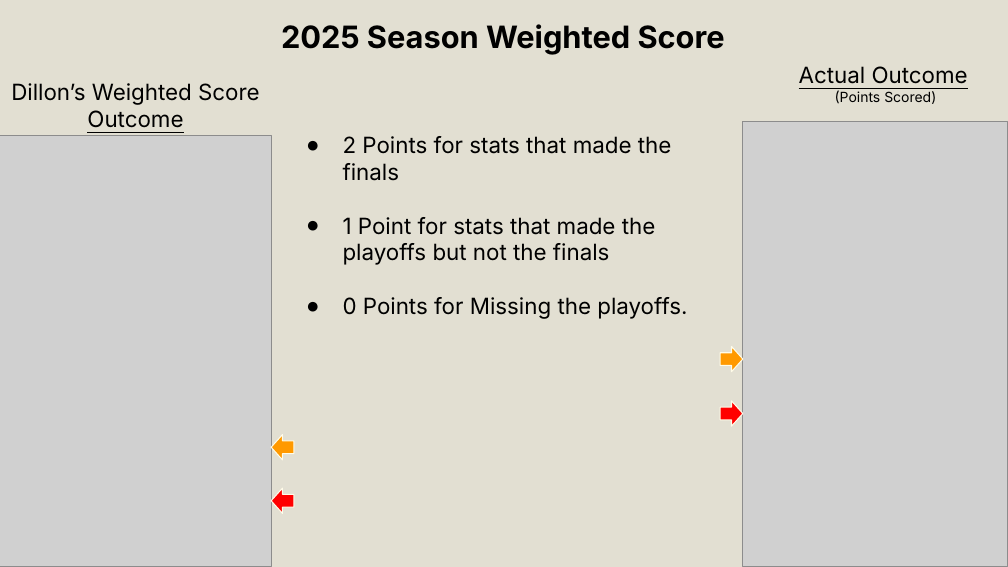
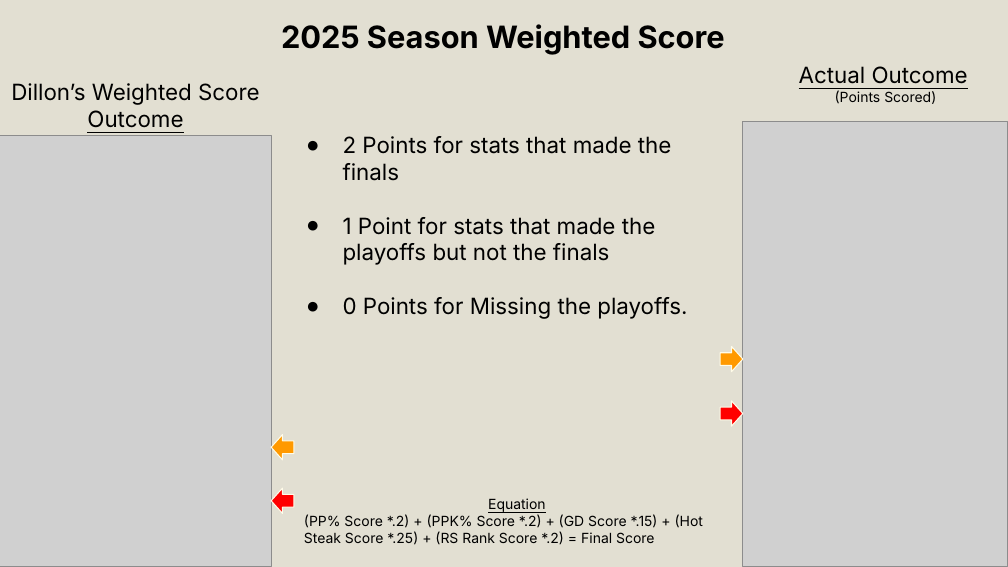
Before and after one commit to Djmayfield-alt/capstone, a slide deck: slide 20 of Presentation/Dillon_Mayfield_Capstone.pptx. Drawn at 1008x567 pixels with LibreOffice and Linux fonts; fonts in the diff are those of the drawing; grey boxes stand for pictures. Boxes give left, top, right and bottom in pixels: in the first picture for what was removed or moved away, otherwise in the second. Text is boxed around its words. In the diff, an @@ line names an element or a change of style, - is before the commit and + after.

Commit message:
Final Presentation

```diff
--- a/Presentation/Dillon_Mayfield_Capstone.pptx
+++ b/Presentation/Dillon_Mayfield_Capstone.pptx
@@ text added at [304, 498, 703, 545], 10 pt, text #000000 @@
+Equation
+(PP% Score *.2) + (PPK% Score *.2) + (GD Score *.15) + (Hot Steak Score *.25) + (RS Rank Score *.2) = Final Score
```
